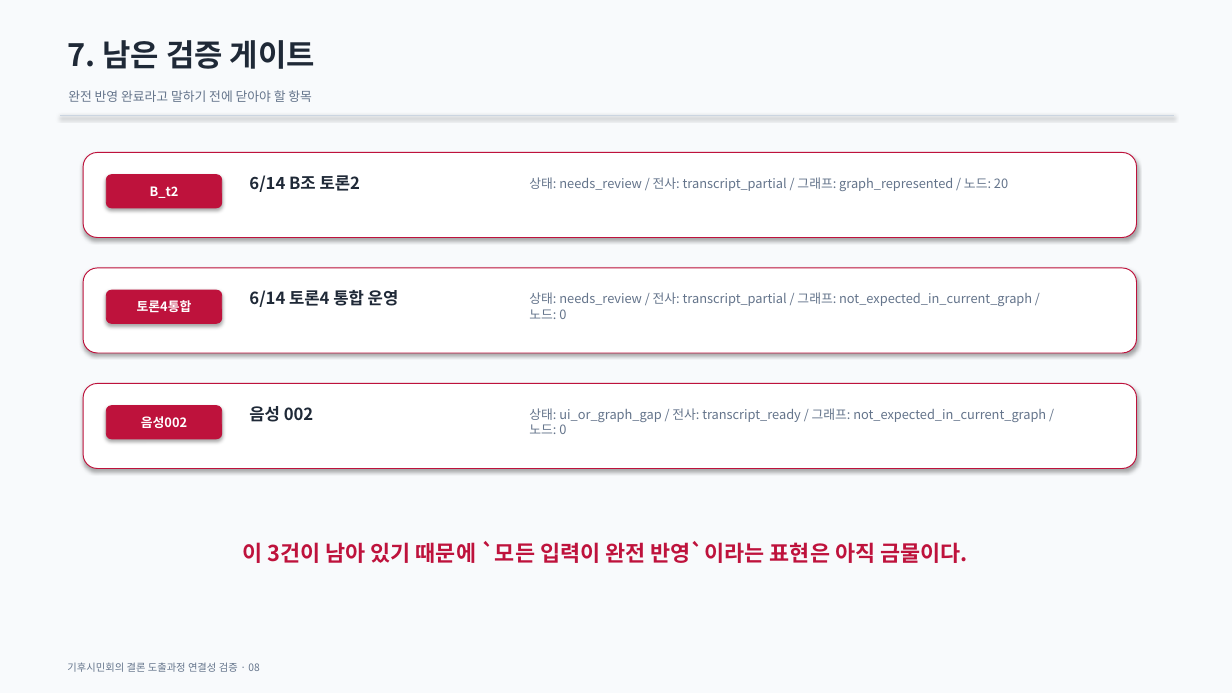
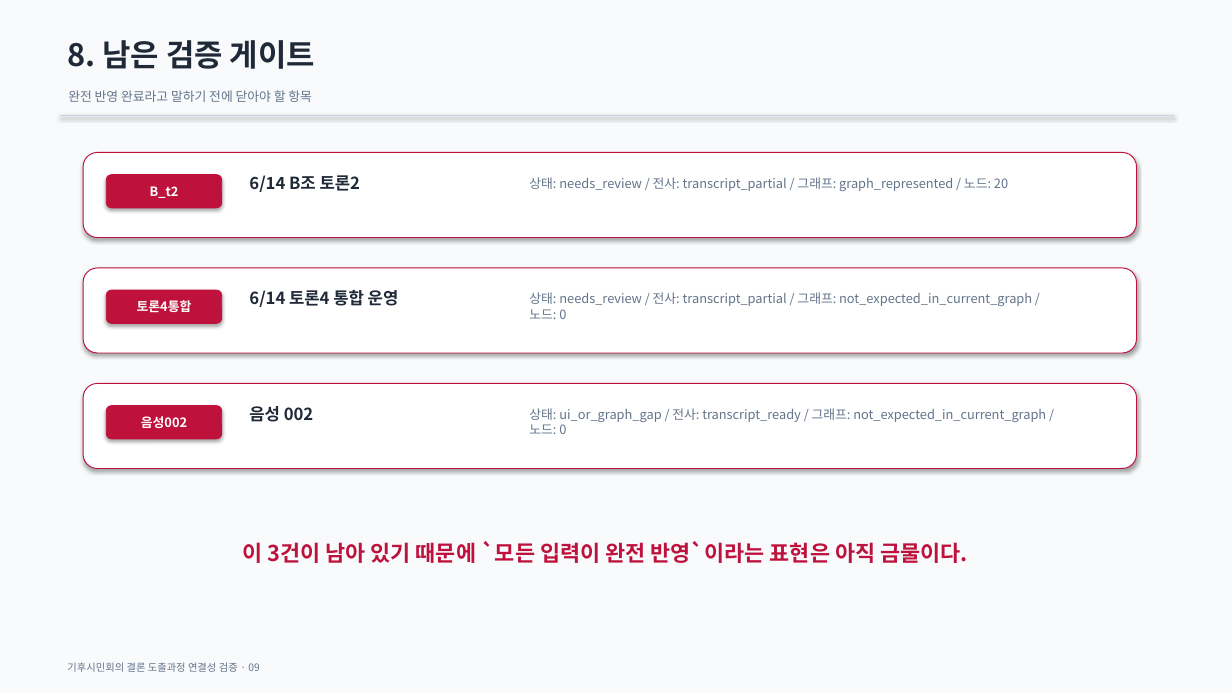
Before and after one commit to seojaehong/climate-assembly-wiki, a slide deck: slide 9 of evaluation/presentation-linkage/20260704_process_to_conclusion_linkage.pptx (slide 8 before the commit). Drawn at 1232x693 pixels with LibreOffice and Linux fonts; fonts in the diff are those of the drawing. Boxes give left, top, right and bottom in pixels: in the first picture for what was removed or moved away, otherwise in the second. Text is boxed around its words. In the diff, an @@ line names an element or a change of style, - is before the commit and + after.

```diff
--- a/evaluation/presentation-linkage/20260704_process_to_conclusion_linkage.pptx
+++ b/evaluation/presentation-linkage/20260704_process_to_conclusion_linkage.pptx
@@ text at [67, 40, 315, 69]: text changed @@
-7. 남은 검증 게이트
+8. 남은 검증 게이트
```
Also in this commit, not shown: 3 other slides changed, 1 slide added, 17 other files.
